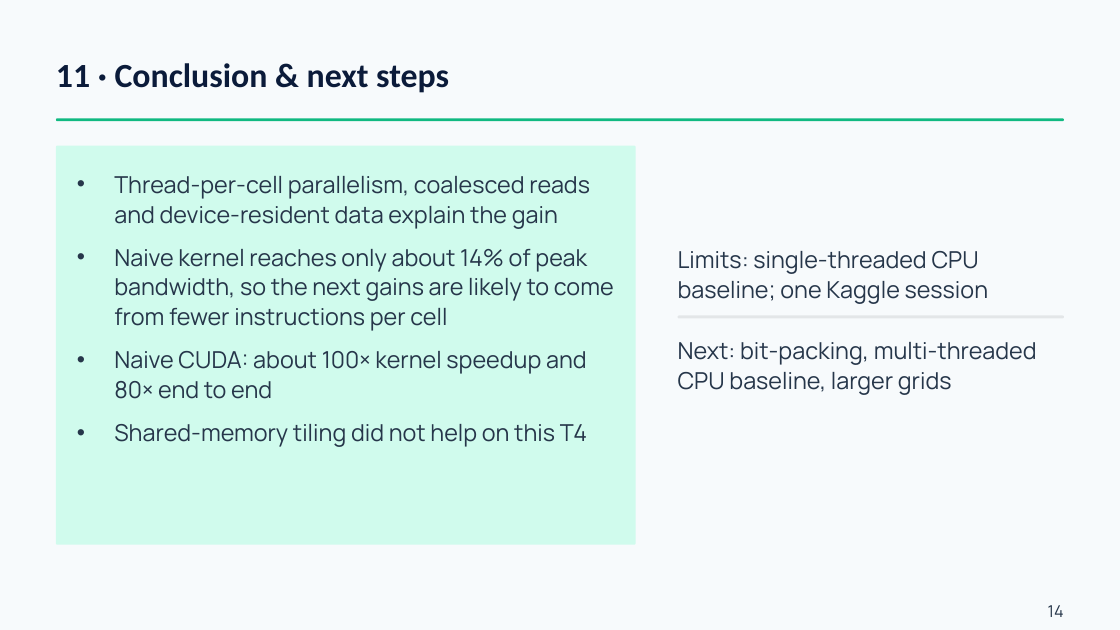
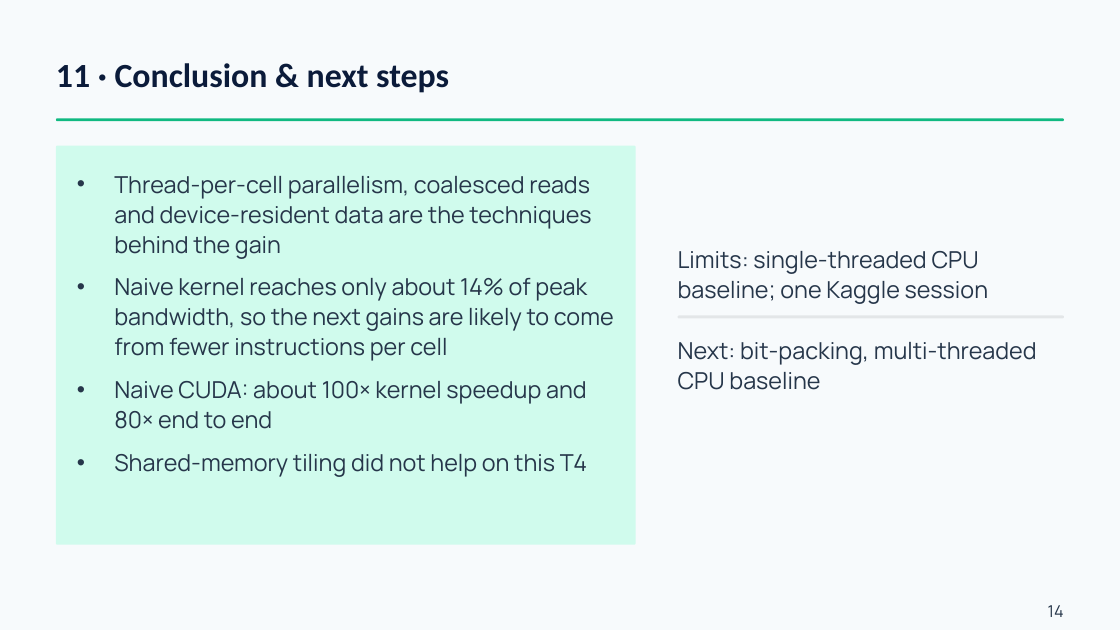
Before and after one commit to nisxl-s/conways-game-of-life-cpu-vs-gpu-implementation, a slide deck: slide 14 of presentation/Conways-Game-of-Life-CPU-vs-GPU-Presentation-Group-39.pptx. Drawn at 1120x630 pixels with LibreOffice and Linux fonts; fonts in the diff are those of the drawing. Boxes give left, top, right and bottom in pixels: in the first picture for what was removed or moved away, otherwise in the second. Text is boxed around its words. In the diff, an @@ line names an element or a change of style, - is before the commit and + after.

```diff
--- a/presentation/Conways-Game-of-Life-CPU-vs-GPU-Presentation-Group-39.pptx
+++ b/presentation/Conways-Game-of-Life-CPU-vs-GPU-Presentation-Group-39.pptx
@@ text at bbox=[114, 176, 591, 259]: text changed @@
-• Thread-per-cell parallelism, coalesced reads and device-resident data explain the gain
+• Thread-per-cell parallelism, coalesced reads and device-resident data are the techniques behind the gain
@@ text at bbox=[678, 342, 1037, 390]: text changed @@
-Next: bit-packing, multi-threaded CPU baseline, larger grids
+Next: bit-packing, multi-threaded CPU baseline
```
Also in this commit, not shown: 8 other slides changed, 3 other files.
